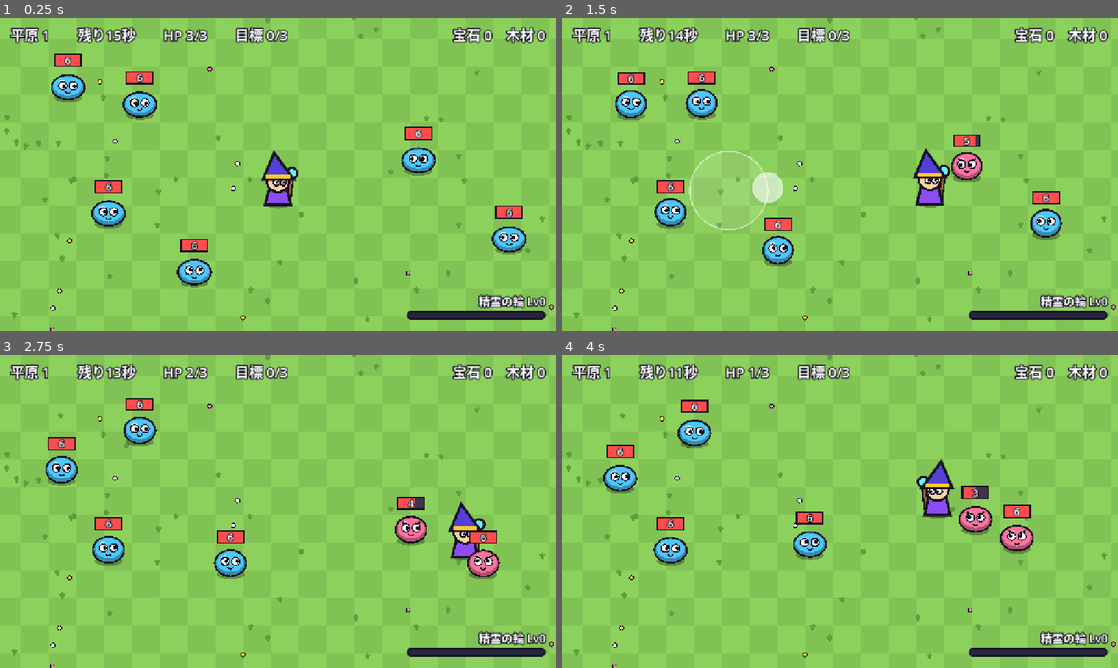
Above: before the commit, frames 1-4 (two rows, left to right).
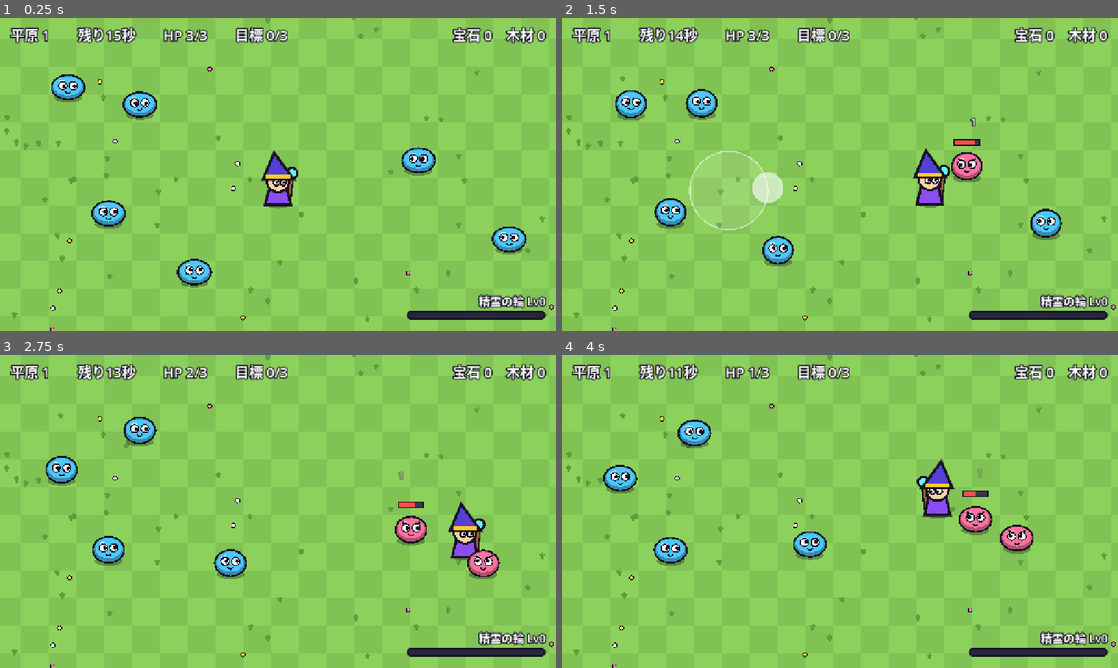
Above: after the commit, the same moments.

Repository: elefolo4565/fantasyIncremental
Game: Godot game, scene res://scenes/run/run.tscn
The game is run twice, just before and just after one commit, with the same random seed, the same clock (stepped at 60 frames per second) and the same inputs. This scene is started directly instead of the project's main scene.
Inputs (mouse positions are in pixels of both pictures, inside the frame that each line leads up to):
- Up to frame 1 (0.25 s): no input
- Up to frame 2 (1.5 s): move the mouse to (962, 158) at 0.52 s; hold Right (ui_right) 0.53-1.25 s; click (962, 158) at 0.67 s; drag from (728, 190) to (940, 177) at 1.27 s
- Up to frame 3 (2.75 s): move the mouse to (333, 442) at 2.02 s; hold Right (ui_right) from 2.03 s (still down)
- Up to frame 4 (4 s): release Right (ui_right) at 2.75 s; drag from (812, 574) to (673, 464) at 2.77 s; move the mouse to (1006, 558) at 3.52 s; hold Left (ui_left) from 3.53 s (still down)

The runs differ from the first frame. In frame 1, 1.3% of the frame differs, in the area x 9-94%, y 11-75%; in frame 2, 1.2%; in frame 3, 1.2%; in frame 4, 1.2%.

Commit message:
敵の体力は減ったときだけバーで出し、与えたダメージを短く数字で出す
満タンのときは体力バーを出さない。バーに重ねていた「あと何発」の数字はやめ、
当たるたびに与えたダメージを0.45秒だけ浮かべる。

Co-Authored-By: Claude Opus 5.5 (1M context) <noreply@anthropic.com>
Claude-Session: https://claude.ai/code/session_01DCGdW39avWMz4PaMBGrhsd

Diff:
--- a/scenes/breakable/breakable.gd
+++ b/scenes/breakable/breakable.gd
@@ -1,9 +1,11 @@
 class_name Breakable
 extends CharacterBody2D
-## 壊せる物の共通部分。耐久・被弾・破壊・復活と、「あと何発で壊れるか」の表示を受け持つ。
+## 壊せる物の共通部分。耐久・被弾・破壊・復活と、頭の上の体力バーを受け持つ。
+## 体力バーは減っているときだけ出し、数字は出さない（与えたダメージは damaged を受けた側が出す）。
 ## 種類ごとの見た目や性質は子クラス（Slime, Oak）で決める。
 
 signal broken(target: Breakable)
+signal damaged(target: Breakable, amount: int)
 
 const GROUP := &"breakable"
 const FLASH_COLOR := Color(1.0, 0.95, 0.8)
@@ -12,6 +14,8 @@
 const BAR_BACK := Color(0.25, 0.2, 0.3)
 const OUTLINE_COLOR := Toon.OUTLINE
 const POP_SCALE := Vector2(0.18, 0.12)
+const BAR_HEIGHT := 10.0
+const BAR_GAP := 14.0
 
 ## 生成する側が add_child の前に入れる
 var base_hp := 1
@@ -55,18 +59,15 @@
 	return hp >= max_hp
 
 
-## 普通の魔法弾であと何発で壊れるか。
-func hits_left() -> int:
-	return Stats.hits_from(kind(), hp, is_undamaged(), Progress.levels)
-
-
 func take_hit(damage: int) -> void:
 	if hp <= 0:
 		return
+	var before := hp
 	hp -= damage
 	if hp <= Stats.finish_threshold(Progress.levels):
 		hp = 0
 	_flash = FLASH_TIME
+	damaged.emit(self, before - hp)
 	_on_hit()
 	queue_redraw()
 	if hp <= 0:
@@ -109,12 +110,13 @@
 	draw_set_transform(Vector2.ZERO, 0.0, Vector2(1.0 + pop * POP_SCALE.x, 1.0 - pop * POP_SCALE.y))
 	_draw_body(pop)
 	draw_set_transform(Vector2.ZERO)
-	# 頭の上に「あと何発で倒せるか」を、耐久のバーに重ねて出す（ブロスタの体力表示ふう）
-	var bar := Rect2(-r * 0.85, -r - 34.0, r * 1.7, 24.0)
+	# 減っているときだけ、頭の上に残りの体力をバーで出す（数字は出さない）
+	if is_undamaged():
+		return
+	var bar := Rect2(-r * 0.8, -r - BAR_GAP - BAR_HEIGHT, r * 1.6, BAR_HEIGHT)
 	draw_rect(bar.grow(3.0), Toon.OUTLINE)
 	draw_rect(bar, BAR_BACK)
 	draw_rect(Rect2(bar.position, Vector2(bar.size.x * float(hp) / maxi(max_hp, 1), bar.size.y)), _bar_color())
-	Toon.label(self, Vector2(0, bar.end.y - 3.0), str(hits_left()), 24, Color.WHITE, r * 2.0)
 
 
 ## 子クラスで上書きできる。耐久のバーの色。
--- a/scenes/popup_text/popup_text.gd
+++ b/scenes/popup_text/popup_text.gd
@@ -2,27 +2,27 @@
 extends Node2D
 ## 少し浮き上がって消える文字（「+3」など、見た目だけ）。
 
-const LIFETIME := 0.8
 const RISE := 50.0
 const WIDTH := 260.0
 
 var text := ""
 var color := Color.WHITE
 var font_size := 26
+var lifetime := 0.8
 
 var _time := 0.0
 
 
 func _process(delta: float) -> void:
 	_time += delta
-	if _time >= LIFETIME:
+	if _time >= lifetime:
 		queue_free()
 		return
 	queue_redraw()
 
 
 func _draw() -> void:
-	var t := _time / LIFETIME
+	var t := _time / lifetime
 	# 出た瞬間に少し大きく弾んでから、浮き上がって消える
 	var pop := 1.0 + maxf(0.0, 0.35 - t) * 1.6
 	draw_set_transform(Vector2(0, -RISE * t), 0.0, Vector2.ONE * pop)
--- a/scenes/run/run.gd
+++ b/scenes/run/run.gd
@@ -37,6 +37,11 @@
 const HURT_COLOR := Color(1.0, 0.4, 0.35)
 const WOOD_COLOR := Color(0.95, 0.75, 0.45)
 const DECOR_COUNT := 60
+const DAMAGE_COLOR := Color(1, 1, 1)
+const DAMAGE_SIZE := 24
+## 与えたダメージの数字を出しておく時間（見た目だけ、秒）
+const DAMAGE_LIFETIME := 0.45
+const DAMAGE_JITTER := 14.0
 
 ## 生成する側が add_child の前に入れる
 var stage_index := 0
@@ -169,6 +174,7 @@
 	target.position = _find_free_spot(area, taken)
 	taken.append(target.position)
 	target.broken.connect(_on_broken)
+	target.damaged.connect(_on_damaged)
 	var slime := target as Slime
 	if slime != null:
 		slime.target = _player
@@ -191,6 +197,15 @@
 		if ok:
 			return spot
 	return spot
+
+
+## 与えたダメージを、当たった物の頭の上に短く出す。
+func _on_damaged(target: Breakable, amount: int) -> void:
+	if _over or amount <= 0:
+		return
+	var above := target.radius() + Breakable.BAR_GAP + Breakable.BAR_HEIGHT + 8.0
+	var at := target.global_position + Vector2(randf_range(-DAMAGE_JITTER, DAMAGE_JITTER), -above)
+	_popup(at, str(amount), DAMAGE_COLOR, DAMAGE_SIZE, DAMAGE_LIFETIME)
 
 
 func _on_broken(target: Breakable) -> void:
@@ -291,11 +306,12 @@
 				target.take_hit(burst)
 
 
-func _popup(at: Vector2, text: String, color: Color, size := 26) -> void:
+func _popup(at: Vector2, text: String, color: Color, size := 26, lifetime := 0.8) -> void:
 	var popup := POPUP_SCENE.instantiate() as PopupText
 	popup.text = text
 	popup.color = color
 	popup.font_size = size
+	popup.lifetime = lifetime
 	popup.position = at
 	_world.add_child(popup)
 
Not shown, changed: CLAUDE.md
